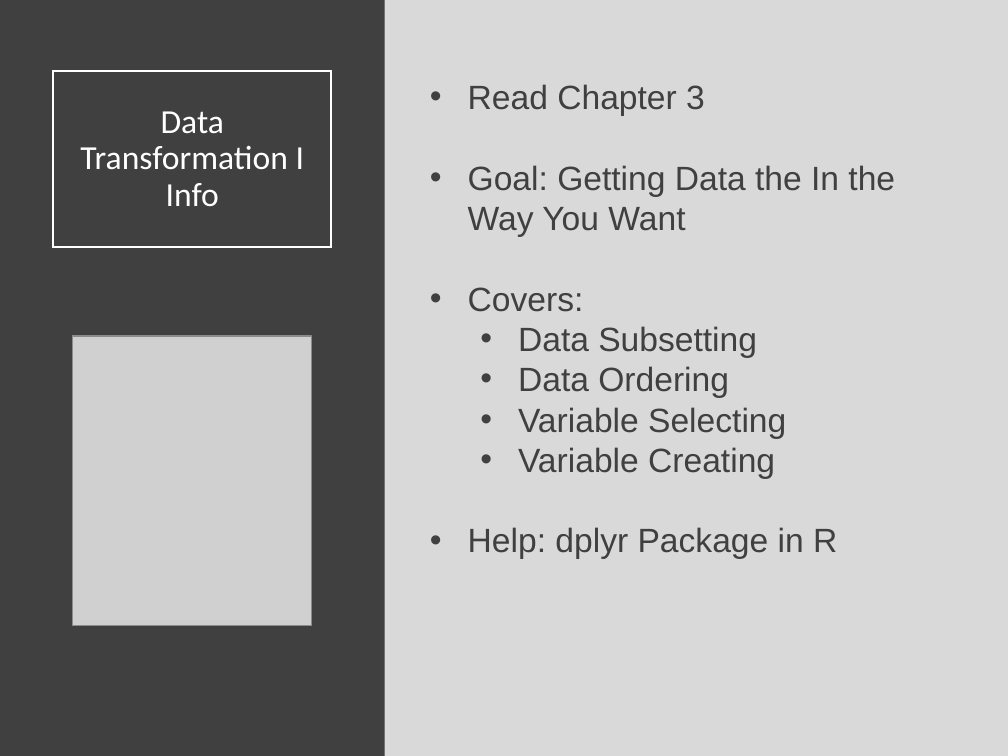
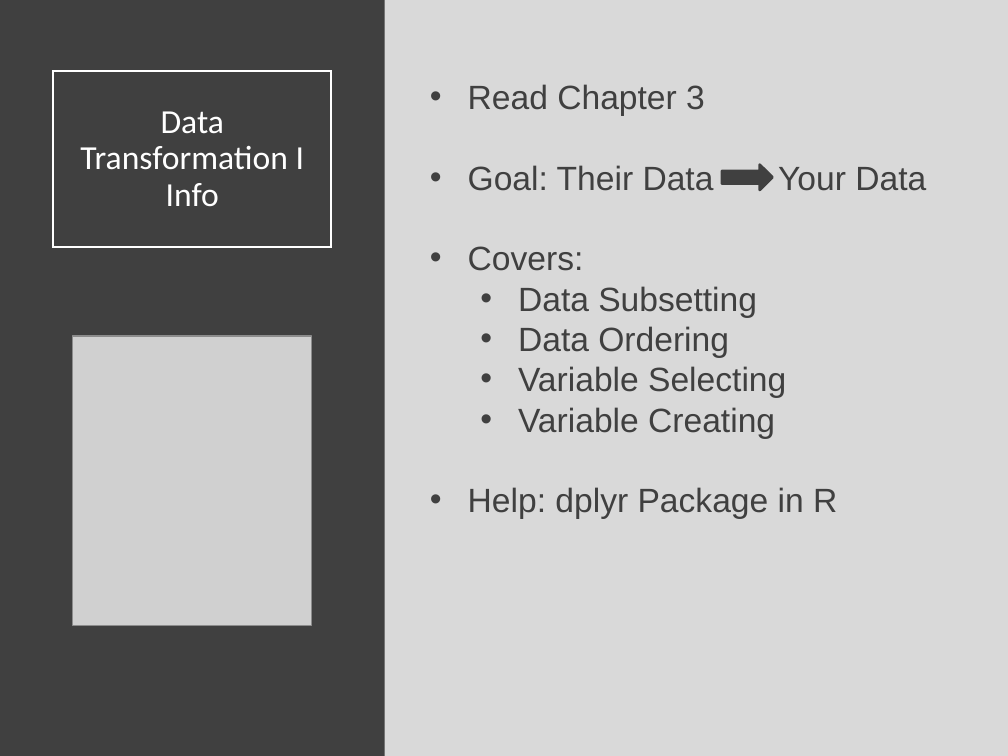
Before and after one commit to Yixf-Self/STOR320_WEBSITE, a slide deck: slide 2 of Lectures/Lecture 4/Lecture 4.pptx. Drawn at 1008x756 pixels with LibreOffice and Linux fonts; fonts in the diff are those of the drawing; grey boxes stand for pictures. Boxes give left, top, right and bottom in pixels: in the first picture for what was removed or moved away, otherwise in the second. Text is boxed around its words. In the diff, an @@ line names an element or a change of style, - is before the commit and + after.

```diff
--- a/Lectures/Lecture 4/Lecture 4.pptx
+++ b/Lectures/Lecture 4/Lecture 4.pptx
@@ text at [468,165,926,191]: text changed @@
-• Goal: Getting Data the In the Way You Want
+• Goal: Their Data Your Data
@@ right arrow added at [722,164,772,190], fill #404040, outline #404040 2 pt @@
```
Also in this commit, not shown: 1 other slide changed, 5 slides added, 3 other files.
